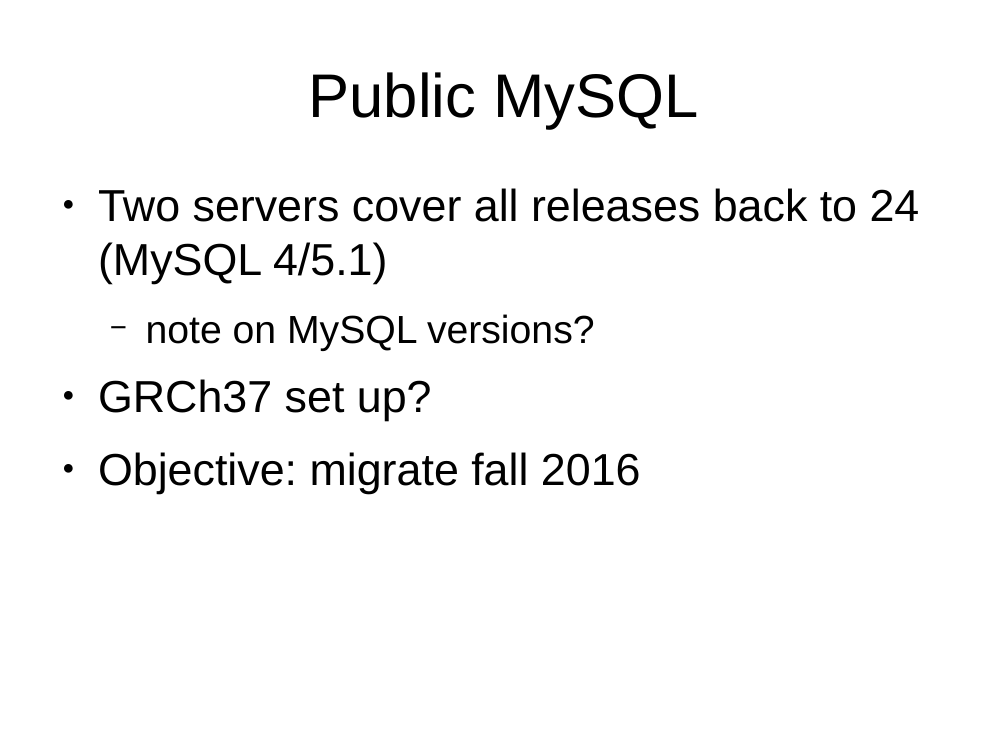
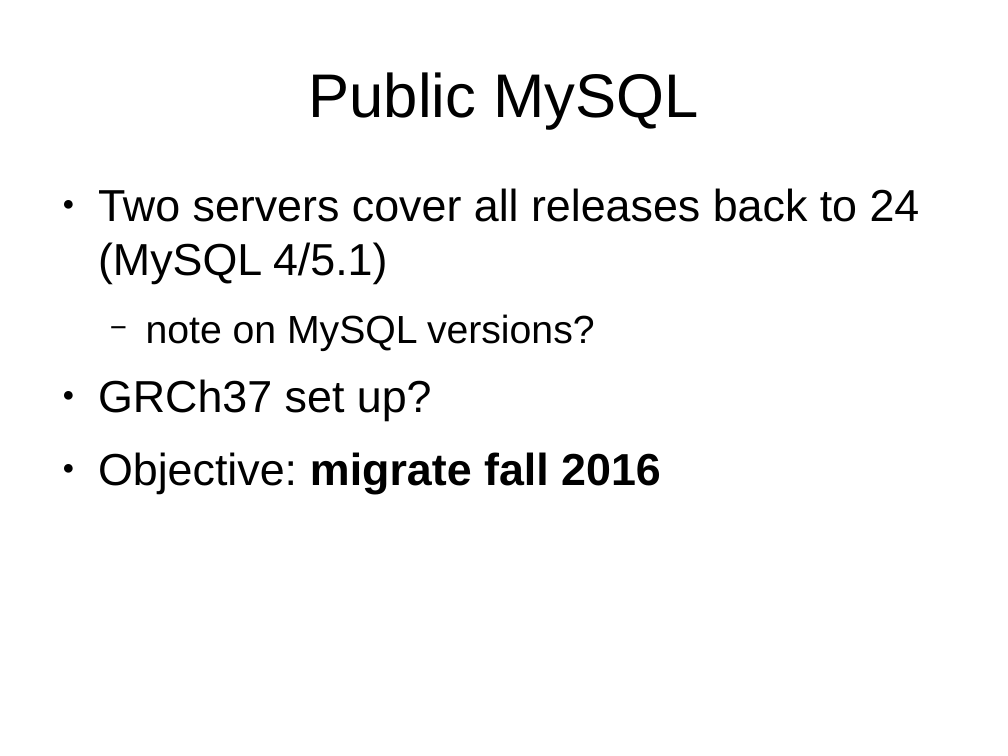
Before and after one commit to avullo/ensembl-migration-pm, a slide deck: slide 23 of data-review-10-16/talk.odp (slide 24 before the commit). Drawn at 1008x756 pixels with LibreOffice and Linux fonts; fonts in the diff are those of the drawing; background and template pictures are left out. Boxes give left, top, right and bottom in pixels: in the first picture for what was removed or moved away, otherwise in the second. Text is boxed around its words. In the diff, an @@ line names an element or a change of style, - is before the commit and + after.

```diff
--- a/data-review-10-16/talk.odp
+++ b/data-review-10-16/talk.odp
@@ text at [98,452,661,494]: bold on in "migrate fall 2016" @@
```
Also in this commit, not shown: 15 other slides changed, 3 slides added, 3 other files.
